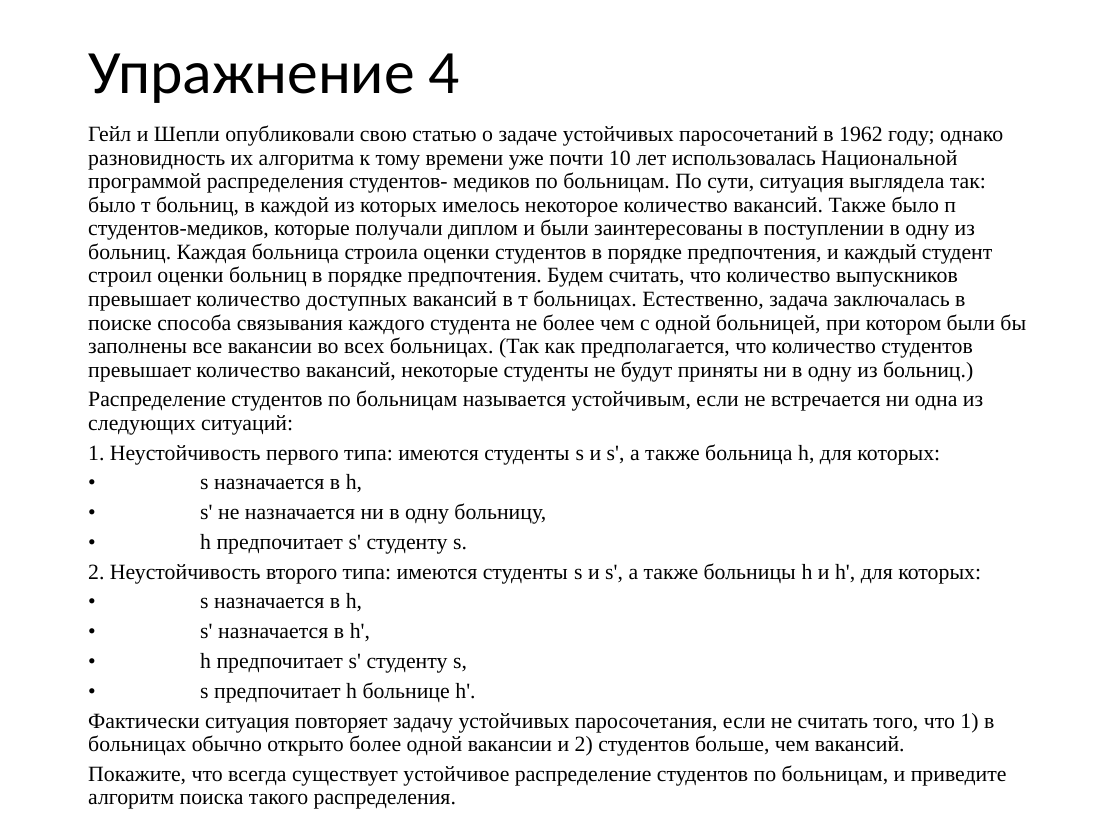
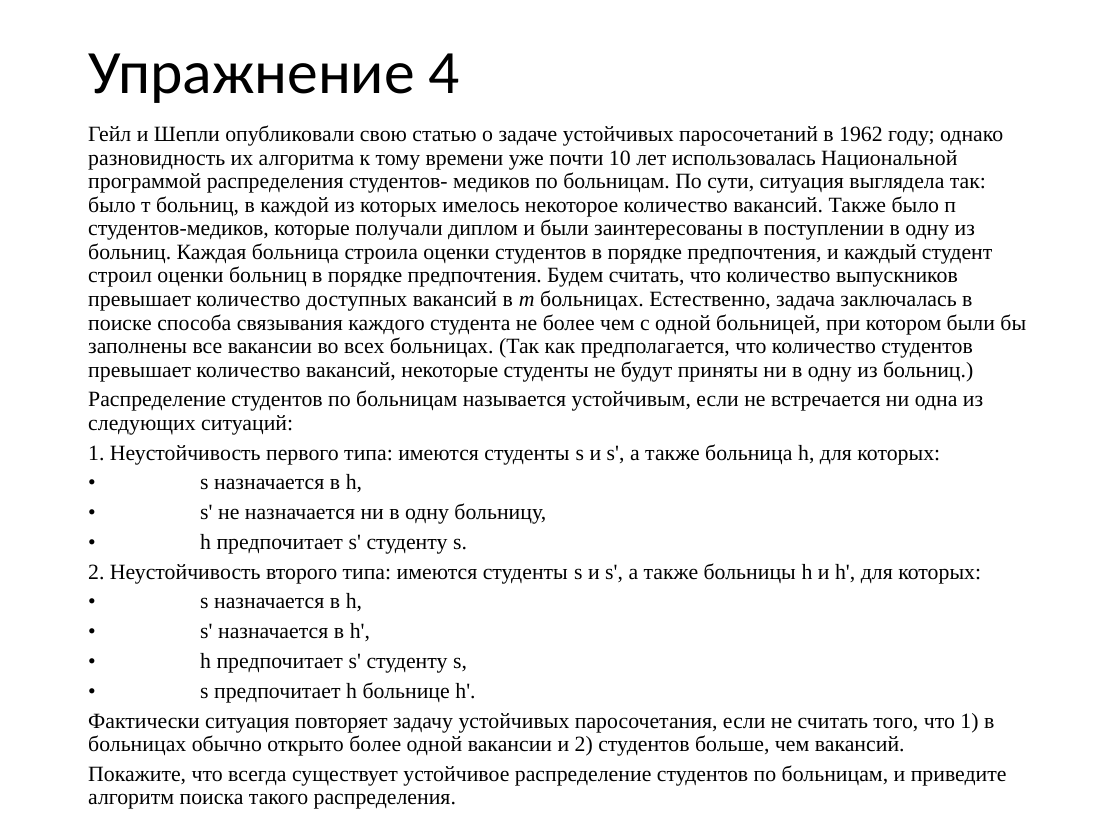
Before and after one commit to sudakov/algo-lab, a slide deck: slide 14 of practice.pptx. Drawn at 1120x840 pixels with LibreOffice and Linux fonts; fonts in the diff are those of the drawing. Boxes give left, top, right and bottom in pixels: in the first picture for what was removed or moved away, otherwise in the second. Text is boxed around its words. In the diff, an @@ line names an element or a change of style, - is before the commit and + after.

```diff
--- a/practice.pptx
+++ b/practice.pptx
@@ text at (88, 125, 1026, 382): text changed @@
-Гейл и Шепли опубликовали свою статью о задаче устойчивых паросочетаний в 1962 году; однако разновидность их алгоритма к тому времени уже почти 10 лет использовалась Национальной программой распределения студентов- медиков по больницам. По сути, ситуация выглядела так: было т больниц, в каждой из которых имелось некоторое количество вакансий. Также было п студентов-медиков, которые получали диплом и были заинтересованы в поступлении в одну из больниц. Каждая больница строила оценки студентов в порядке предпочтения, и каждый студент строил оценки больниц в порядке предпочтения. Будем считать, что количество выпускников превышает количество доступных вакансий в т больницах. Естественно, задача заключалась в поиске способа связывания каждого студента не более чем с одной больницей, при котором были бы заполнены все вакансии во всех больницах. (Так как предполагается, что количество студентов превышает количество вакансий, некоторые студенты не будут приняты ни в одну из больниц.)
+Гейл и Шепли опубликовали свою статью о задаче устойчивых паросочетаний в 1962 году; однако разновидность их алгоритма к тому времени уже почти 10 лет использовалась Национальной программой распределения студентов- медиков по больницам. По сути, ситуация выглядела так: было т больниц, в каждой из которых имелось некоторое количество вакансий. Также было п студентов-медиков, которые получали диплом и были заинтересованы в поступлении в одну из больниц. Каждая больница строила оценки студентов в порядке предпочтения, и каждый студент строил оценки больниц в порядке предпочтения. Будем считать, что количество выпускников превышает количество доступных вакансий в m больницах. Естественно, задача заключалась в поиске способа связывания каждого студента не более чем с одной больницей, при котором были бы заполнены все вакансии во всех больницах. (Так как предполагается, что количество студентов превышает количество вакансий, некоторые студенты не будут приняты ни в одну из больниц.)
```
Also in this commit, not shown: 15 slides added, 1 other file.
